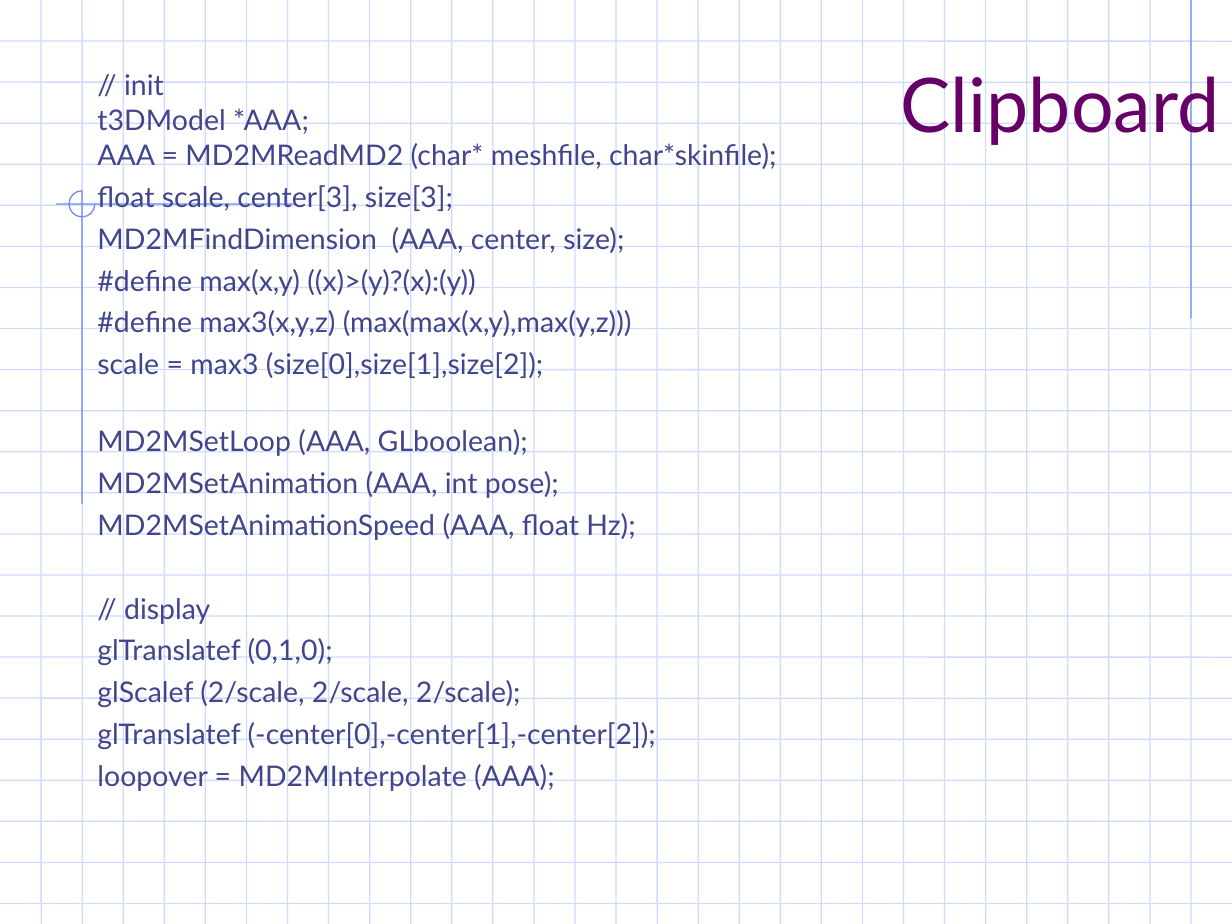
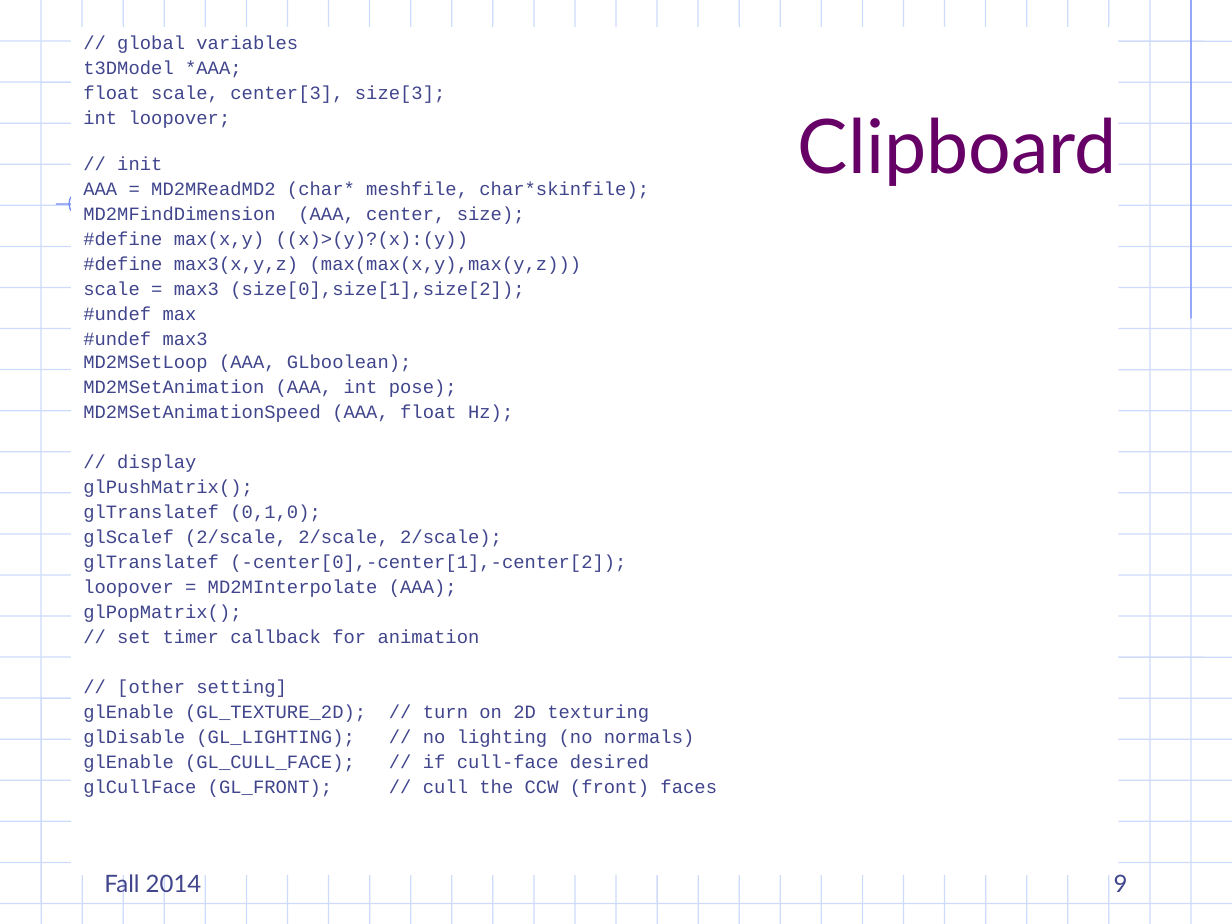
Before and after one commit to jyunming-chen/md2m, a slide deck: slide 9 of Keyframe Interpolation.ppt. Drawn at 1232x924 pixels with LibreOffice and Linux fonts; fonts in the diff are those of the drawing; background and template pictures are left out. Boxes give left, top, right and bottom in pixels: in the first picture for what was removed or moved away, otherwise in the second. Text is boxed around its words. In the diff, an @@ line names an element or a change of style, - is before the commit and + after.

Commit message:
Modified ppt (with new clipboard)

```diff
--- a/Keyframe Interpolation.ppt
+++ b/Keyframe Interpolation.ppt
@@ text "// global variables": place and size @@
-text "// global variables" at bbox=[97, 74, 776, 791]
+text "// global variables" at bbox=[83, 36, 717, 797]
@@ text at bbox=[83, 36, 446, 128]: paragraphs added @@
+// global variables
+t3DModel *AAA;
+float scale, center[3], size[3];
+int loopover;
@@ title "Clipboard" rewrapped from bbox=[901, 67, 1220, 145] to bbox=[798, 117, 1117, 186] @@
@@ text at bbox=[97, 106, 309, 136]: paragraph removed @@
-t3DModel *AAA;
@@ text at bbox=[83, 157, 649, 597]: size 16.6 to 11 pt, font Lato to Courier New in "// init", "AAA = MD2MReadMD2 (char* meshfile, char*skinfile);", "MD2MFindDimension (AAA, center, size);", "#define max(x,y) ((x)>(y)?(x):(y))" and 10 more places; less space between paragraphs; line spacing 0.8 to 0.9; line spacing 1 to 0.9 @@
@@ line removed from (83, 191) to (83, 504) @@
@@ text at bbox=[97, 182, 453, 212]: paragraph removed @@
-float scale, center[3], size[3];
@@ text at bbox=[83, 307, 208, 345]: paragraphs added @@
+#undef max
+#undef max3
@@ text at bbox=[83, 480, 253, 497]: paragraph added @@
+glPushMatrix();
@@ text at bbox=[83, 605, 717, 797]: paragraphs added @@
+glPopMatrix();
+// set timer callback for animation
+// [other setting]
+glEnable (GL_TEXTURE_2D); // turn on 2D texturing
+glDisable (GL_LIGHTING); // no lighting (no normals)
+glEnable (GL_CULL_FACE); // if cull-face desired
+glCullFace (GL_FRONT); // cull the CCW (front) faces
@@ text added at bbox=[104, 874, 202, 898], 14 pt, text #40458C @@
+Fall 2014
@@ page number added at bbox=[1114, 874, 1128, 892], 14 pt, text #40458C @@
+9
```
